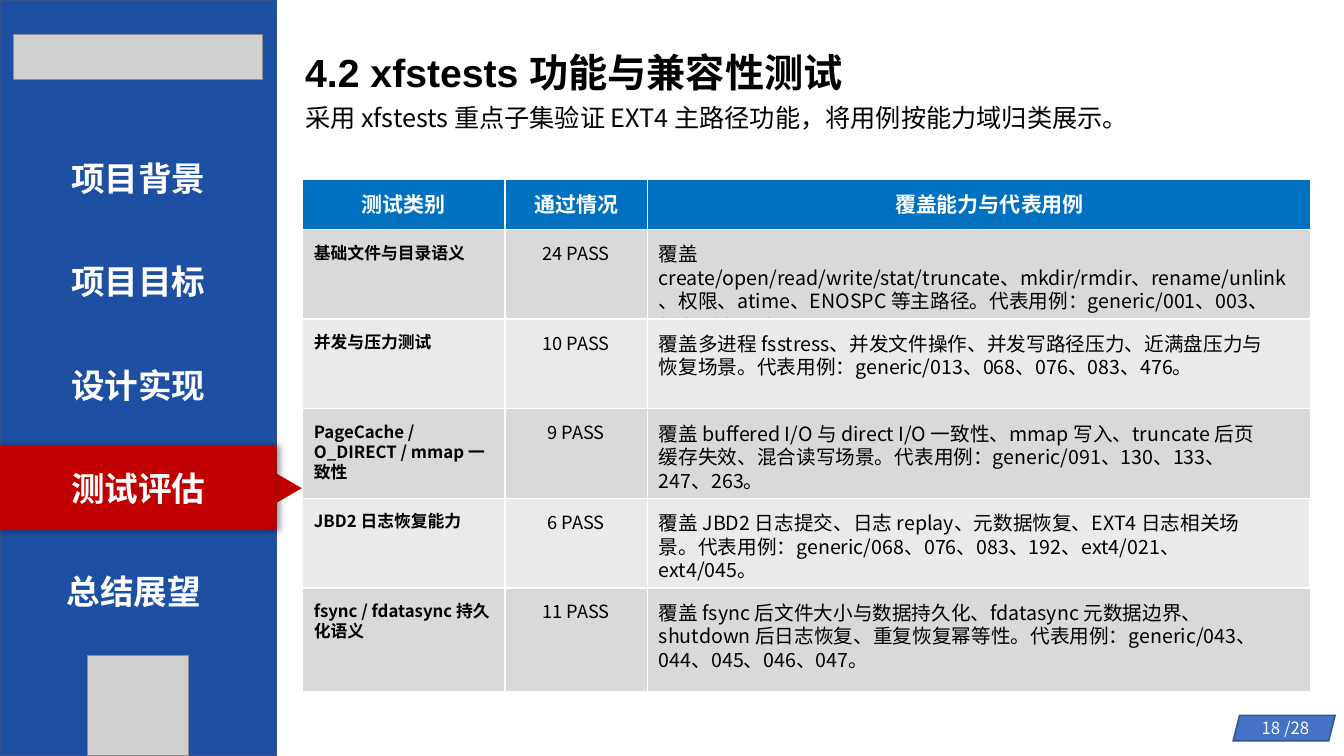
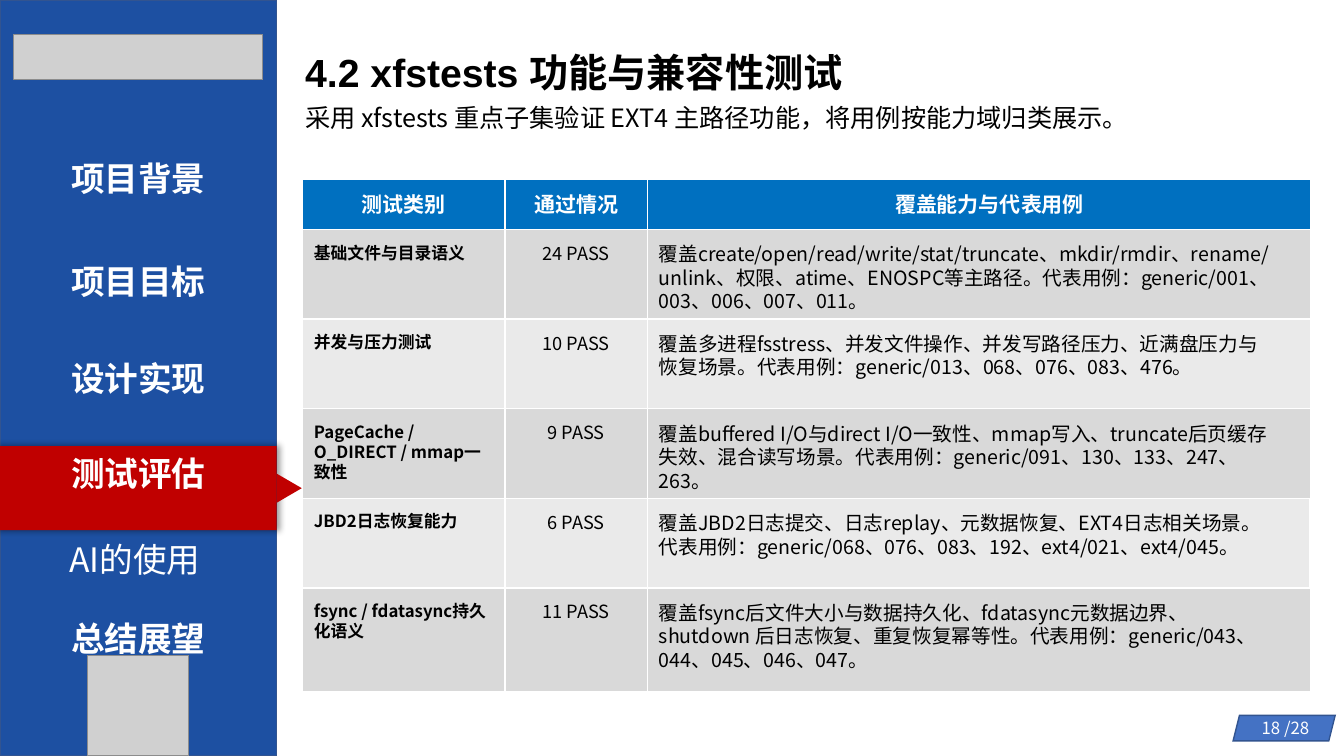
Before and after one commit to byliangg/os_com, a slide deck: slide 18 of 初赛幻灯片.pptx. Drawn at 1344x756 pixels with LibreOffice and Linux fonts; fonts in the diff are those of the drawing; grey boxes stand for pictures. Boxes give left, top, right and bottom in pixels: in the first picture for what was removed or moved away, otherwise in the second. Text is boxed around its words. In the diff, an @@ line names an element or a change of style, - is before the commit and + after.

```diff
--- a/初赛幻灯片.pptx
+++ b/初赛幻灯片.pptx
@@ text at bbox=[659, 244, 1269, 309]: spaces changed @@
-覆盖 create/open/read/write/stat/truncate、mkdir/rmdir、rename/unlink、权限、atime、ENOSPC 等主路径。代表用例：generic/001、003、006、007、011。
+覆盖create/open/read/write/stat/truncate、mkdir/rmdir、rename/unlink、权限、atime、ENOSPC等主路径。代表用例：generic/001、003、006、007、011。
@@ text "设计实现": place and size @@
-text "设计实现" at bbox=[71, 369, 205, 401]
+text "设计实现" at bbox=[71, 362, 205, 394]
@@ text at bbox=[659, 334, 1258, 379]: spaces changed @@
-覆盖多进程 fsstress、并发文件操作、并发写路径压力、近满盘压力与恢复场景。代表用例：generic/013、068、076、083、476。
+覆盖多进程fsstress、并发文件操作、并发写路径压力、近满盘压力与恢复场景。代表用例：generic/013、068、076、083、476。
@@ text "测试评估": place and size @@
-text "测试评估" at bbox=[71, 472, 205, 504]
+text "测试评估" at bbox=[71, 457, 205, 489]
@@ text at bbox=[314, 424, 404, 461]: spaces changed @@
-PageCache / O_DIRECT / mmap 一致性
+PageCache / O_DIRECT / mmap一致性
@@ text at bbox=[659, 424, 1266, 469]: spaces changed @@
-覆盖 buffered I/O 与 direct I/O 一致性、mmap 写入、truncate 后页缓存失效、混合读写场景。代表用例：generic/091、130、133、247、263。
+覆盖buffered I/O与direct I/O一致性、mmap写入、truncate后页缓存失效、混合读写场景。代表用例：generic/091、130、133、247、263。
@@ text at bbox=[314, 512, 458, 529]: spaces changed @@
-JBD2 日志恢复能力
+JBD2日志恢复能力
@@ text at bbox=[659, 513, 1261, 559]: spaces changed @@
-覆盖 JBD2 日志提交、日志 replay、元数据恢复、EXT4 日志相关场景。代表用例：generic/068、076、083、192、ext4/021、ext4/045。
+覆盖JBD2日志提交、日志replay、元数据恢复、EXT4日志相关场景。代表用例：generic/068、076、083、192、ext4/021、ext4/045。
@@ text added at bbox=[69, 543, 200, 575], 24 pt, text #FFFFFF @@
+AI的使用
@@ text "总结展望" rewrapped from bbox=[67, 575, 201, 607] to bbox=[71, 617, 205, 661] @@
@@ text at bbox=[314, 603, 358, 621]: spaces changed @@
-fsync / fdatasync 持久化语义
+fsync / fdatasync持久化语义
@@ text at bbox=[659, 603, 1256, 668]: spaces changed @@
-覆盖 fsync 后文件大小与数据持久化、fdatasync 元数据边界、shutdown 后日志恢复、重复恢复幂等性。代表用例：generic/043、044、045、046、047。
+覆盖fsync后文件大小与数据持久化、fdatasync元数据边界、shutdown 后日志恢复、重复恢复幂等性。代表用例：generic/043、044、045、046、047。
```
Also in this commit, not shown: 26 other slides changed, 1 other file.
